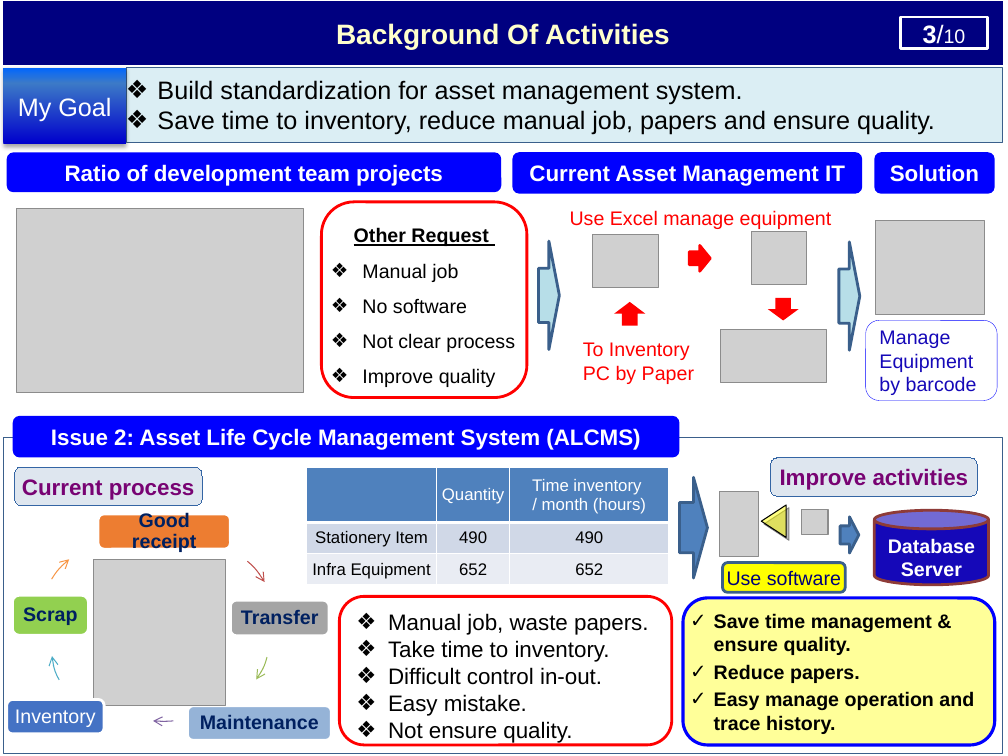
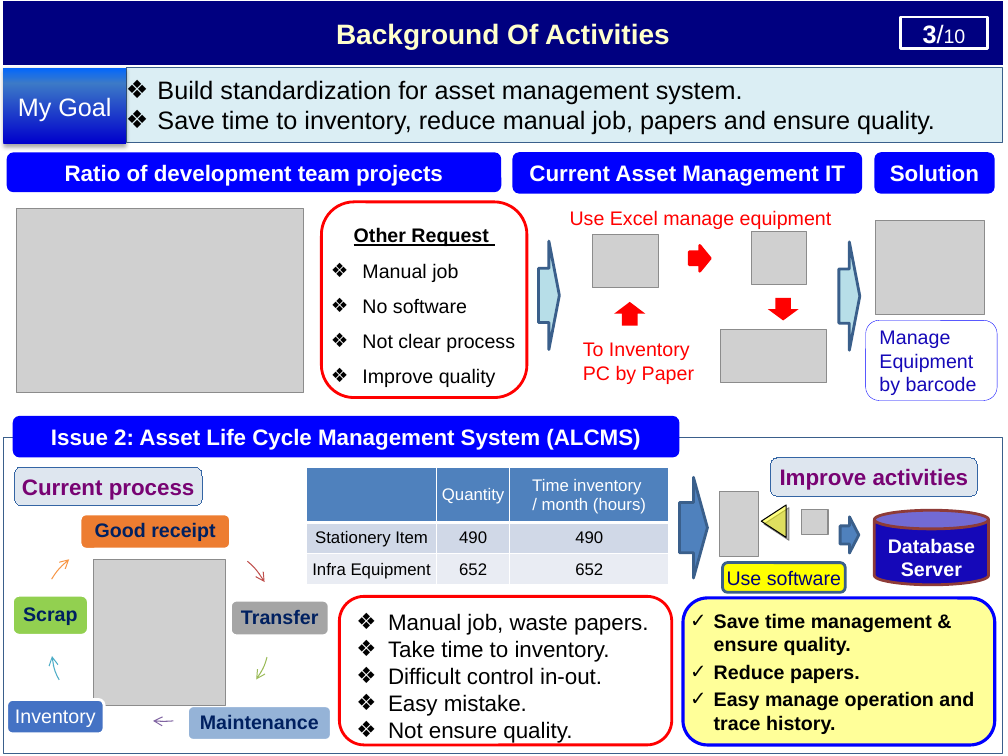
Before and after one commit to thietbicongnghevietnam/ReportPSNV, a slide deck: slide 4 of Report_test.pptx. Drawn at 1008x756 pixels with LibreOffice and Linux fonts; fonts in the diff are those of the drawing; grey boxes stand for pictures. Boxes give left, top, right and bottom in pixels: in the first picture for what was removed or moved away, otherwise in the second. Text is boxed around its words. In the diff, an @@ line names an element or a change of style, - is before the commit and + after.

```diff
--- a/Report_test.pptx
+++ b/Report_test.pptx
@@ rounded rectangle "Good receipt": place and size @@
-rounded rectangle "Good receipt" at <box>98,514,230,549</box>
+rounded rectangle "Good receipt" at <box>80,514,230,549</box>
```
Also in this commit, not shown: 1 other slide changed, 1 other file.
